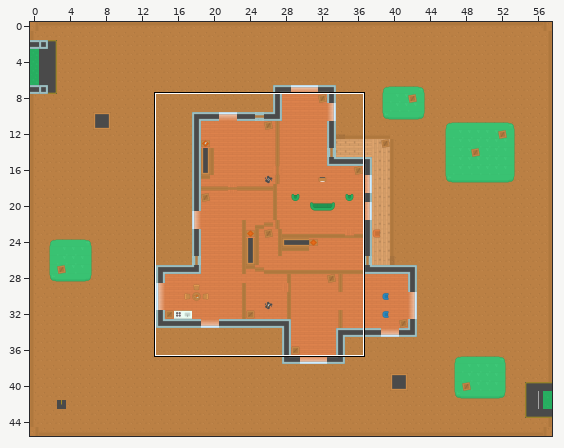
A Tiled map gets an edit: EscapeItems/house.tmx. Above, an overview of the earlier version with the close-up marked.
Close-up. Before the edit:
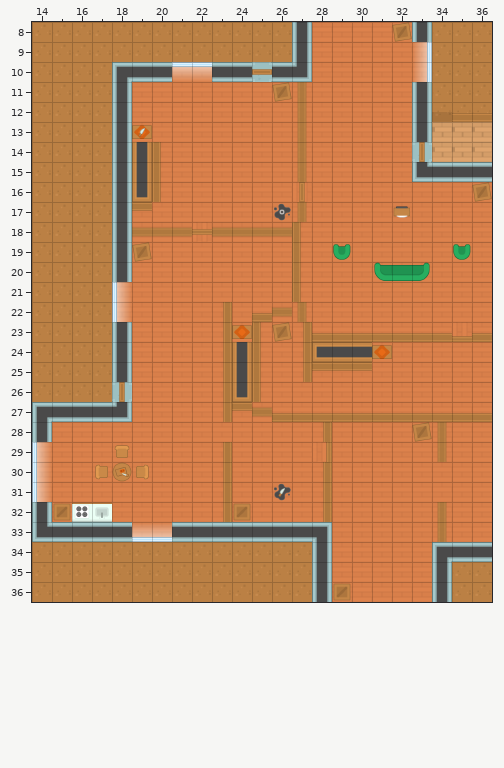
Cells are 64x64 px. Shown: x 14..36, y 8..36. The commit also changed other parts of the map, which this record leaves out.
Once edited:
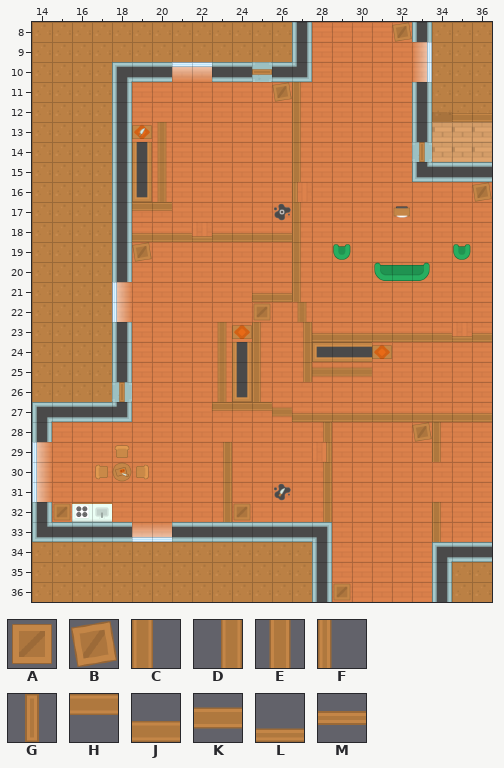
Key: from "topdown_tilesheet_complete2": A 132, B 160, C 454, D 455, E 456, F 458, G 461, H 482, J 483, K 484, L 487, M 488.
_ is an empty cell.
Diff:
Layer "walls":
y 11..12: x 27 E -> C
y 13: x 20 _ -> E; x 27 E -> C
y 14..15: x 20 C -> E; x 27 E -> C
y 16: x 20 C -> E; x 27 G -> F
y 17: x 20 _ -> H; x 27 E -> C
y 18: x 19..26 KKKMKKKK -> JJJLJJJJ
y 21: x 25..26 __ -> JJ
y 22: x 23 D -> _; x 25..26 JK -> __
y 23..24: x 23 D -> E
y 25: x 23 D -> E; x 28..30 HHH -> KKK
y 26: x 23 D -> E
y 27: x 23 D -> H; x 25..26 KJ -> HK
y 28..29: x 34 E -> C
y 32..33: x 34 E -> C
Layer "keys":
y 22: x 25 _ -> A
y 23: x 26 B -> _
Changed places in both close-ups, as pixel boxes (x1, y1, x2, y2):
changed: (132, 82, 307, 242)
changed: (252, 293, 292, 342)
changed: (212, 302, 232, 422)
changed: (312, 362, 372, 377)
changed: (252, 402, 292, 422)
changed: (432, 422, 447, 462)
changed: (432, 502, 447, 542)
